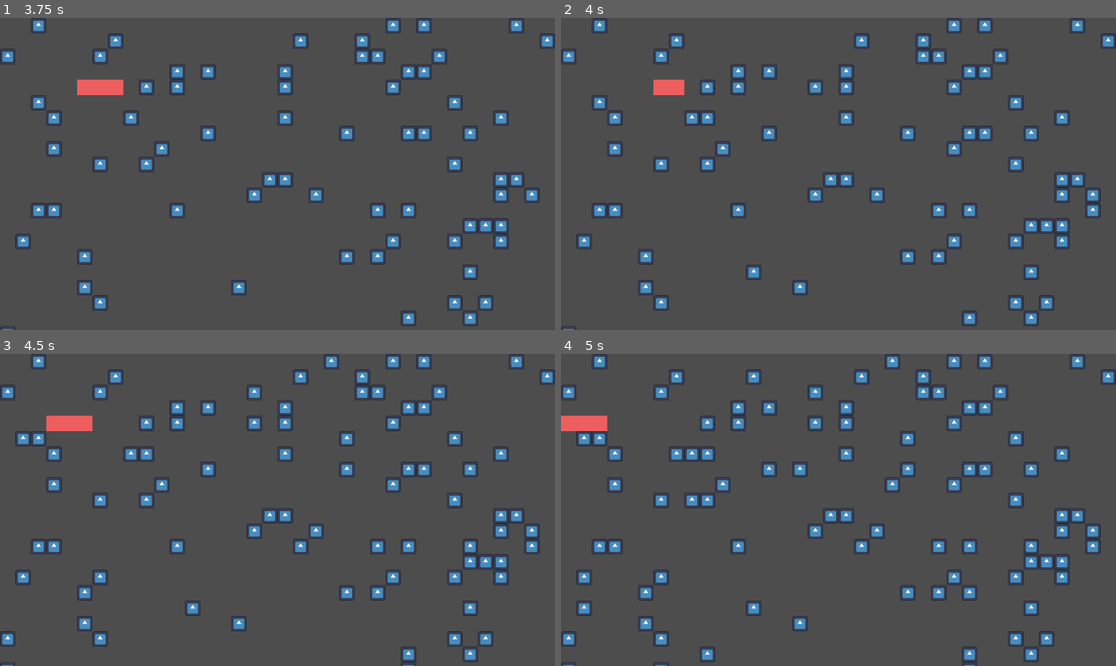
Above: before the commit, frames 1-4 (two rows, left to right).
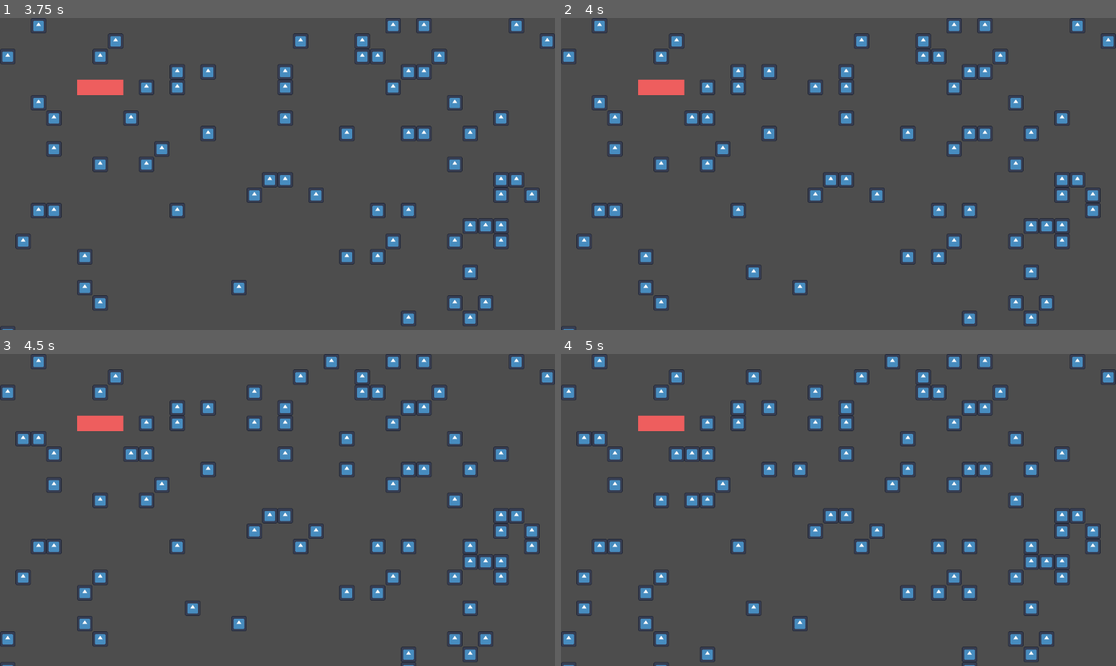
Above: after the commit, the same moments.

Repository: arrowira/MiniJam196Snake
Game: Godot game, scene res://scenes/main.tscn
Two runs of this game, one before a commit and one after it. Both use one fixed random seed, a clock stepped at 60 frames per second and the inputs below. The engine's default icon, where the game draws it, is replaced by a stand-in: a white triangle on a blue panel in a dark square.
Inputs:
- Up to frame 1 (3.75 s): hold Right (p1right) 0.53-1.28 s; tap S (p2down) at 0.6, 3.05, 3.6 s; tap A (p2left) at 0.8, 1.35 s; hold Down (p1down) 1.28-2.03 s; tap D (p2right) at 1.55, 2.1 s; hold Right (p1right) 2.03-2.78 s; tap W (p2up) at 2.3, 2.85 s; hold Up (p1up) 2.78-3.53 s; hold Left (p1left) from 3.53 s (still down)
- Up to frame 2 (4 s): keep holding Left (p1left); tap A (p2left) at 3.8 s
- Up to frame 3 (4.5 s): keep holding Left (p1left); tap A (p2left) at 4.35 s
- Up to frame 4 (5 s): keep holding Left (p1left); tap D (p2right) at 4.55 s

Frame 1 is identical in both runs. In frame 2, 0.1% of the frame differs, in the area x 13-17%, y 19-25%; in frame 3, 0.6%; in frame 4, 0.9%, in the area x 0-23%, y 19-25%.

Commit message:
turn changing fix

Diff:
--- a/minijam-196-proj/scripts/player1Movement.gd
+++ b/minijam-196-proj/scripts/player1Movement.gd
@@ -16,16 +16,20 @@
 	#inputs
 	if Input.is_action_just_pressed("p1down") and direction!=Vector2(0,-1):
 		direction = Vector2(0,1)
-		turnStarted = true
+		if running:
+			turnStarted = true
 	if Input.is_action_just_pressed("p1up") and direction!=Vector2(0,1):
 		direction = Vector2(0,-1)
-		turnStarted = true
+		if running:
+			turnStarted = true
 	if Input.is_action_just_pressed("p1right") and direction!=Vector2(-1,0):
 		direction = Vector2(1,0)
-		turnStarted = true
+		if running:
+			turnStarted = true
 	if Input.is_action_just_pressed("p1left") and direction!=Vector2(1,0):
 		direction = Vector2(-1,0)
-		turnStarted = true
+		if running:
+			turnStarted = true
 
 
 
--- a/minijam-196-proj/scripts/player2Movement.gd
+++ b/minijam-196-proj/scripts/player2Movement.gd
@@ -16,16 +16,20 @@
 	#inputs
 	if Input.is_action_just_pressed("p2down") and direction!=Vector2(0,-1):
 		direction = Vector2(0,1)
-		turnStarted = true
+		if running:
+			turnStarted = true
 	if Input.is_action_just_pressed("p2up") and direction!=Vector2(0,1):
 		direction = Vector2(0,-1)
-		turnStarted = true
+		if running:
+			turnStarted = true
 	if Input.is_action_just_pressed("p2right") and direction!=Vector2(-1,0):
 		direction = Vector2(1,0)
-		turnStarted = true
+		if running:
+			turnStarted = true
 	if Input.is_action_just_pressed("p2left") and direction!=Vector2(1,0):
 		direction = Vector2(-1,0)
-		turnStarted = true
+		if running:
+			turnStarted = true
 
 
 
